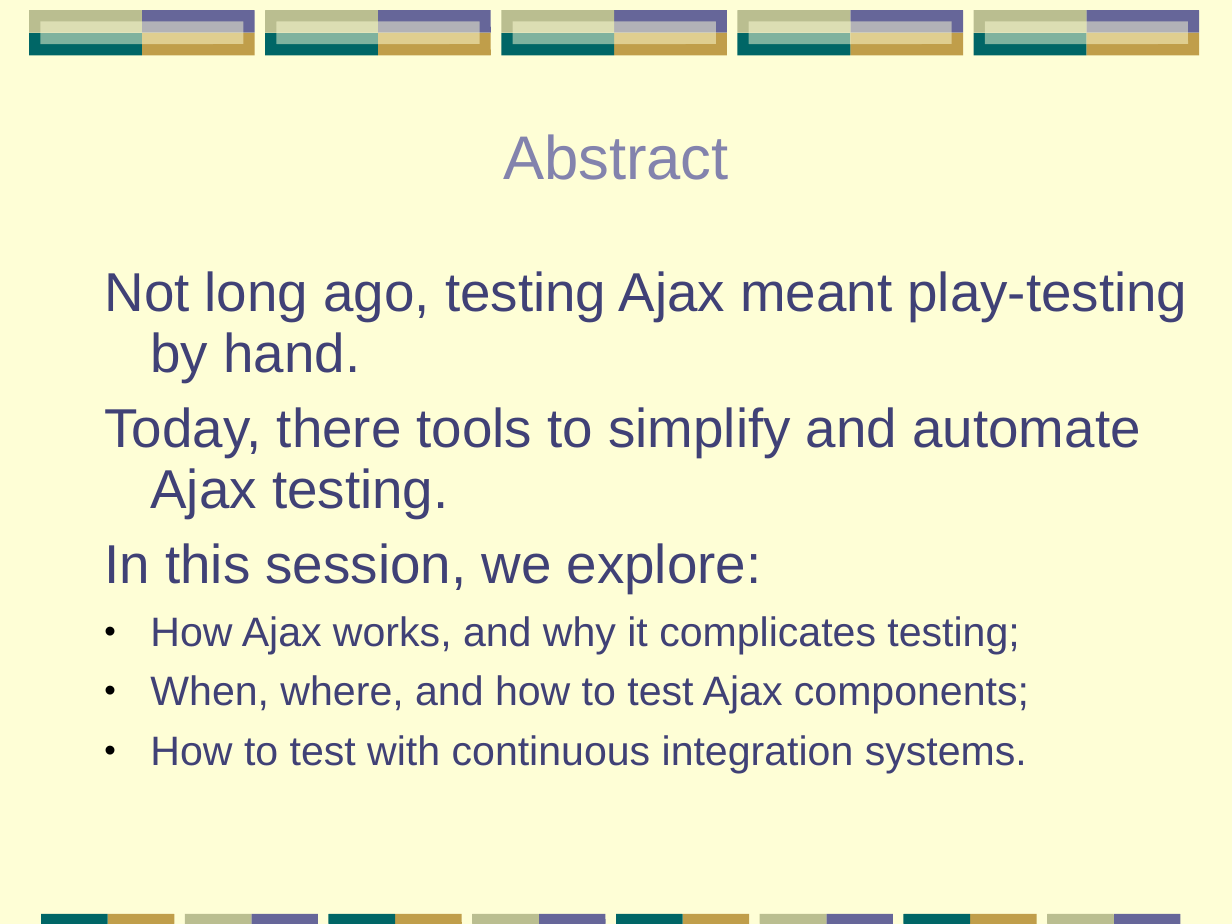
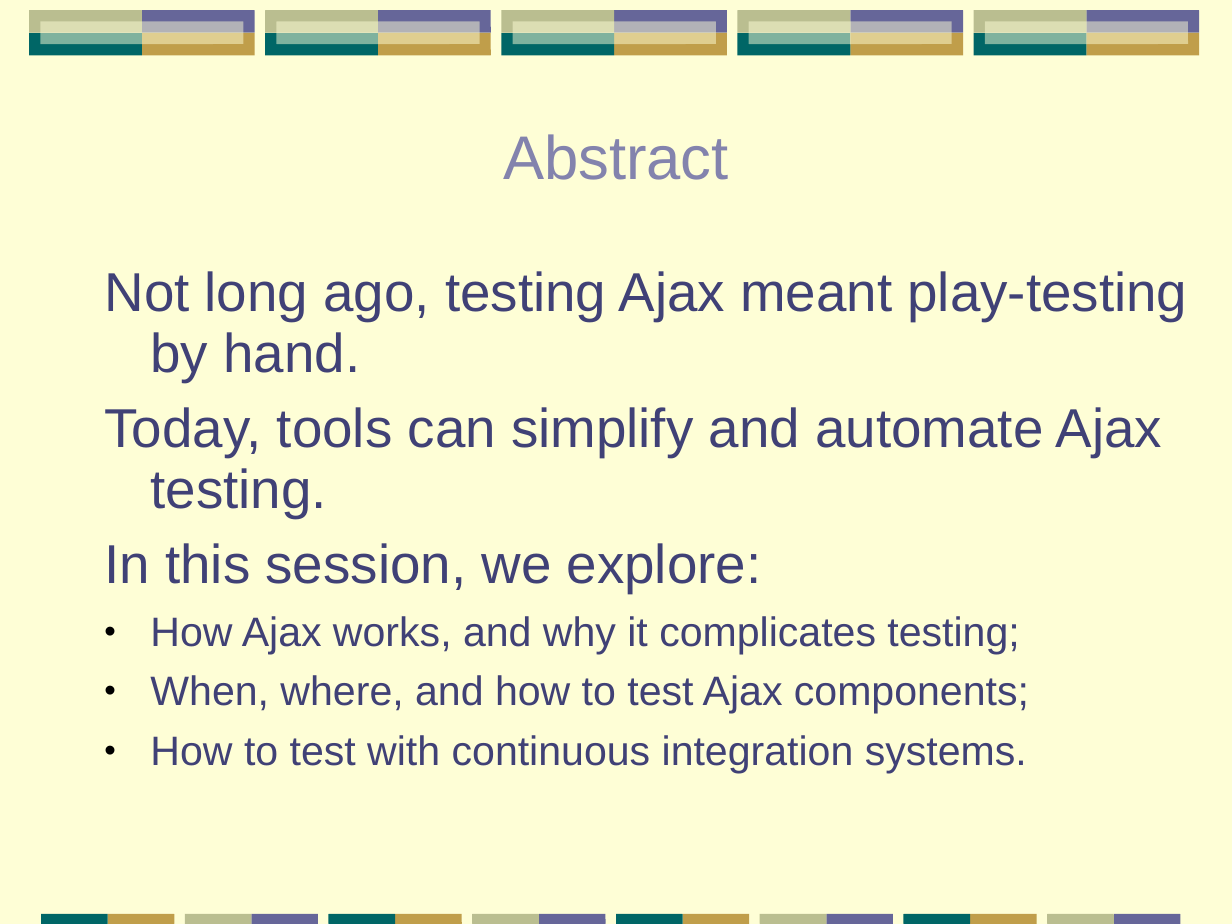
Before and after one commit to papuapost/yazaar, a slide deck: slide 3 of articles/testing-tools/testing-apps.ppt. Drawn at 1232x924 pixels with LibreOffice and Linux fonts; fonts in the diff are those of the drawing. Boxes give left, top, right and bottom in pixels: in the first picture for what was removed or moved away, otherwise in the second. Text is boxed around its words. In the diff, an @@ line names an element or a change of style, - is before the commit and + after.

```diff
--- a/articles/testing-tools/testing-apps.ppt
+++ b/articles/testing-tools/testing-apps.ppt
@@ text at [104, 407, 1163, 518]: text changed @@
-Today, there tools to simplify and automate Ajax testing.
+Today, tools can simplify and automate Ajax testing.
```
Also in this commit, not shown: 20 other slides changed, 12 slides added, 4 slides removed, 1 other file.
